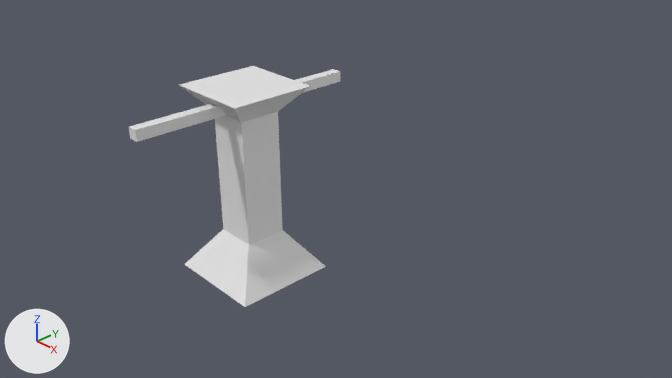
The Blender file mesh/low_poly/trap_flame.blend: old version first, new version second.
The view is the same before and after, from the file's camera 'Camera'. The lights are fixed; the arrows at lower left show +X, +Y and +Z.
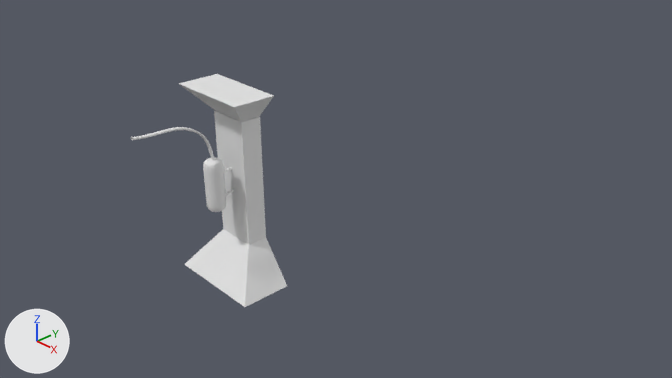
ob_flamethrower is not drawn itself; it is used by a modifier of ob_cube_003.

What changed in the scene script:
```text
Change me_cube_001:
    used by ob_cube; location = (0.0, 0.0, 0.1); scale = (0.246, 0.246, 0.1)
    remove me_cube_001.from_pydata(...)  # 8 vertices, 6 faces; spans x -1.0..1.0, y -1.0..1.0, z -1.0..1.0
    add me_cube_001.from_pydata(...)  # 8 vertices, 5 faces; spans x -1.0..1.0, y -1.0..0.0, z 0.0..2.0
    me_cube_001 part 1: the whole mesh is rebuilt
Change me_cube_004:
    used by ob_cube_003; parent = ob_cube; location = (0.0, -0.3, 0.843); scale = (0.025, 0.25, 0.025)
    remove me_cube_004.from_pydata(...)  # 8 vertices, 6 faces; spans x -1.0..1.0, y -1.0..1.0, z -1.0..1.0
    add me_cube_004.from_pydata(...)  # 36 vertices, 34 faces; spans x -1.71..1.71, y -1.33..1.0, z -1.71..1.71
    me_cube_004 part 2: 28 vertices added at x -1.71..1.71, y -1.33..1.0, z -1.71..1.71
Change me_cube_002:
    used by ob_cube_001; parent = ob_cube; location = (0.0, 0.0, 0.5); scale = (0.1, 0.1, 0.3)
    remove me_cube_002.from_pydata(...)  # 8 vertices, 6 faces; spans x -1.0..1.0, y -1.0..1.0, z -1.0..1.0
    add me_cube_002.from_pydata(...)  # 8 vertices, 5 faces; spans x -1.0..1.0, y -1.0..0.0, z -1.0..1.0
    me_cube_002 part 3
    4 vertices are removed from x -1.0..1.0, y 1.0, z -1.0..1.0
    5 faces are deleted
    4 vertices are added at (-1.0, 0.0, -1.0), (-1.0, 0.0, 1.0), (1.0, 0.0, -1.0), (1.0, 0.0, 1.0)
    4 new faces join them
Add cu_beziercurve_001:
    cu_beziercurve_001 = bpy.data.curves.new('BezierCurve.001', 'CURVE')
    cu_beziercurve_001.dimensions = '3D'
    _sp = cu_beziercurve_001.splines.new('BEZIER'); _sp.bezier_points.add(2)
    _sp.bezier_points.foreach_set('co', [-1.56, -3.685, -0.000202, -0.979, -0.641, 0.0161, 0.881, 0.163, 0.0329])
    _sp.bezier_points.foreach_set('handle_left', [-1.788, -4.874, -0.00657, -1.735, -1.585, 0.00681, 0.155, -0.151, 0.0264])
    _sp.bezier_points.foreach_set('handle_right', [-1.333, -2.497, 0.00616, -0.484, -0.0241, 0.0222, 1.607, 0.477, 0.0395])
    for _p, _l, _r in zip(_sp.bezier_points, ['AUTO', 'AUTO', 'AUTO'], ['AUTO', 'AUTO', 'AUTO']): _p.handle_left_type = _l; _p.handle_right_type = _r
    _sp.order_u = 0
    _sp.order_v = 0
    cu_beziercurve_001.use_path = True
    cu_beziercurve_001.use_path_clamp = True
    cu_beziercurve_001.bevel_resolution = 5
    cu_beziercurve_001.extrude = 0.05
    cu_beziercurve_001.bevel_depth = 0.05
    cu_beziercurve_001.fill_mode = 'FULL'
Change ob_cube:
    ob_cube.location: (0.0, 0.0, 0.1) -> (0.0, 0.0, 0.0)
Remove ob_cube_004:
    ob_cube_004 = bpy.data.objects.new('Cube.004', me_cube_004)
Change ob_cube_003:
    remove ob_cube_003.parent = ob_cube
    remove ob_cube_003.matrix_parent_inverse = Matrix(((4.07, 0.0, 0.0, 0.0), (0.0, 4.07, 0.0, 0.0), (0.0, 0.0, 10.0, -1.0), (0.0, 0.0, 0.0, 1.0)))
    ob_cube_003.location: (0.0, -0.3, 0.843) -> (0.0, -0.3, 0.85)
    add _m = ob_cube_003.modifiers.new('Subsurf', 'SUBSURF')
    add _m.levels = 2
    add _m = ob_cube_003.modifiers.new('Boolean', 'BOOLEAN')
    add _m.object = ob_flamethrower
    add _m.solver = 'FLOAT'
    add ob_cube_003.hide_render = True
Change ob_cube_002:
    remove ob_cube_002.parent = ob_cube
    remove ob_cube_002.matrix_parent_inverse = Matrix(((4.07, 0.0, 0.0, 0.0), (0.0, 4.07, 0.0, 0.0), (0.0, 0.0, 10.0, -1.0), (0.0, 0.0, 0.0, 1.0)))
    ob_cube_002.location: (0.0, 0.0, 0.85) -> (0.0, 0.0, 0.923)
Change ob_cube_001:
    remove ob_cube_001.parent = ob_cube
    remove ob_cube_001.matrix_parent_inverse = Matrix(((4.07, 0.0, 0.0, 0.0), (0.0, 4.07, 0.0, 0.0), (0.0, 0.0, 10.0, -1.0), (0.0, 0.0, 0.0, 1.0)))
Add ob_flamethrower:
    ob_flamethrower = bpy.data.objects.new('flamethrower', me_cylinder_002)  # a 16-sided cylinder along z spanning x -1.0..1.0, y -1.0..1.0, z -1.0..1.0
    ob_flamethrower.location = (0.0, -0.634, 0.85)
    ob_flamethrower.rotation_euler = (1.571, 0.0, 0.0)  # degrees (90, 0, 0)
    ob_flamethrower.scale = (0.0283, 0.0283, 0.0776)
Add ob_cylinder_001:
    ob_cylinder_001 = bpy.data.objects.new('Cylinder.001', me_cylinder_001)  # 32 vertices, 18 faces; spans x -0.02..0.02, y -0.02..0.02, z -0.25..0.25; modifiers ARRAY
    ob_cylinder_001.location = (0.0, -0.138, 0.441)
    ob_cylinder_001.rotation_euler = (1.571, 0.0, 0.0)  # degrees (90, 0, 0)
    ob_cylinder_001.scale = (0.313, 0.313, 0.181)
Add ob_cylinder:
    ob_cylinder = bpy.data.objects.new('Cylinder', me_cylinder)  # 64 vertices, 50 faces; spans x -0.02..0.02, y -0.02..0.02, z -0.25..0.25; modifiers SUBSURF
    ob_cylinder.location = (0.0, -0.191, 0.501)
    ob_cylinder.scale = (2.28, 2.28, 0.518)
Add ob_beziercurve:
    ob_beziercurve = bpy.data.objects.new('BezierCurve', cu_beziercurve_001)
    ob_beziercurve.location = (-0.001, -0.193, 0.673)
    ob_beziercurve.rotation_euler = (0.0, 1.571, 0.0)  # degrees (0, 90, 0)
    ob_beziercurve.scale = (0.0982, 0.0982, 0.0982)
```

Location of each change, [x1, y1, x2, y2] in pixels of the pictures (672 x 378 px; the box of a moved part takes in the faces that stretch with it):
'Cube.001', reshaped, moved (22% narrower): before [215, 112, 282, 245]; after [214, 111, 266, 245]
'Cube', reshaped, moved (27% narrower): before [185, 229, 326, 307]; after [185, 229, 287, 307]
'Cube.002', reshaped, moved (27% narrower, 16% shorter): before [179, 66, 310, 123]; after [179, 74, 274, 122]
'Cube.003', added, hidden: before [129, 103, 227, 142]
'Cylinder', added: after [203, 157, 226, 212]
'Cube.004', deleted: before [295, 69, 340, 92]
'BezierCurve', added: after [131, 127, 215, 160]
'Cylinder.001', added: after [224, 167, 233, 195]
part 1 of me_cube_001, moved or reshaped: before [179, 66, 326, 290]; after [179, 74, 287, 290]
part 3 of me_cube_002, moved or reshaped: before [229, 112, 282, 245]; after [216, 111, 266, 245]
